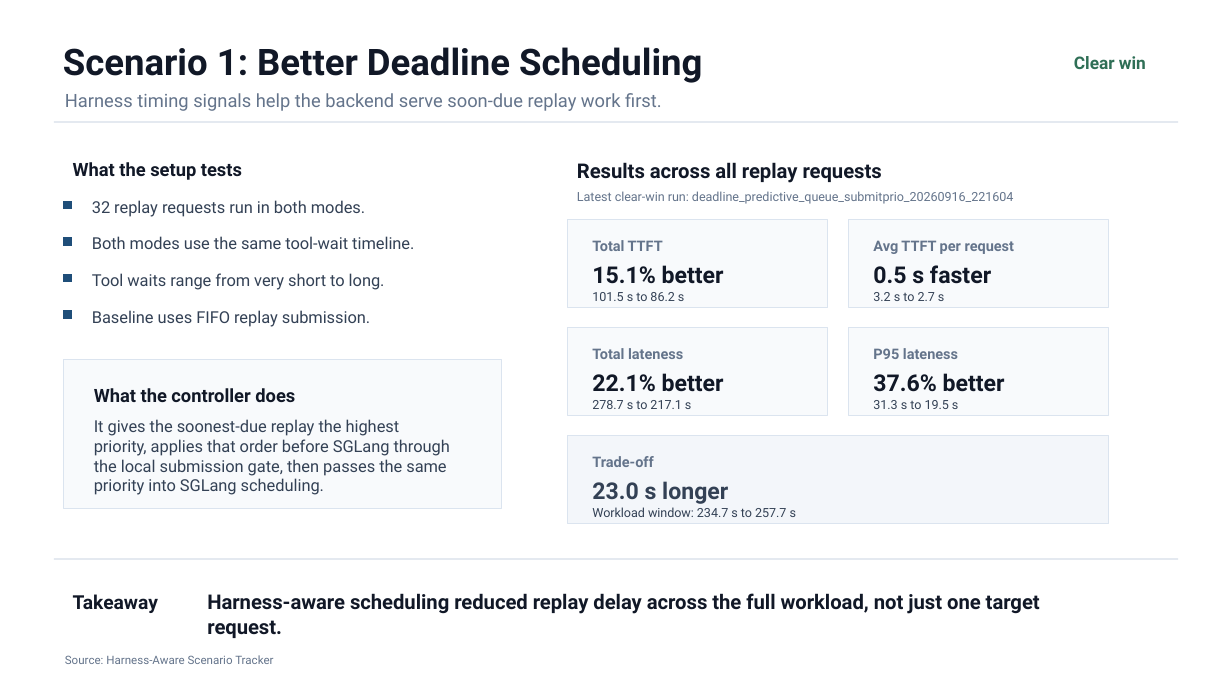
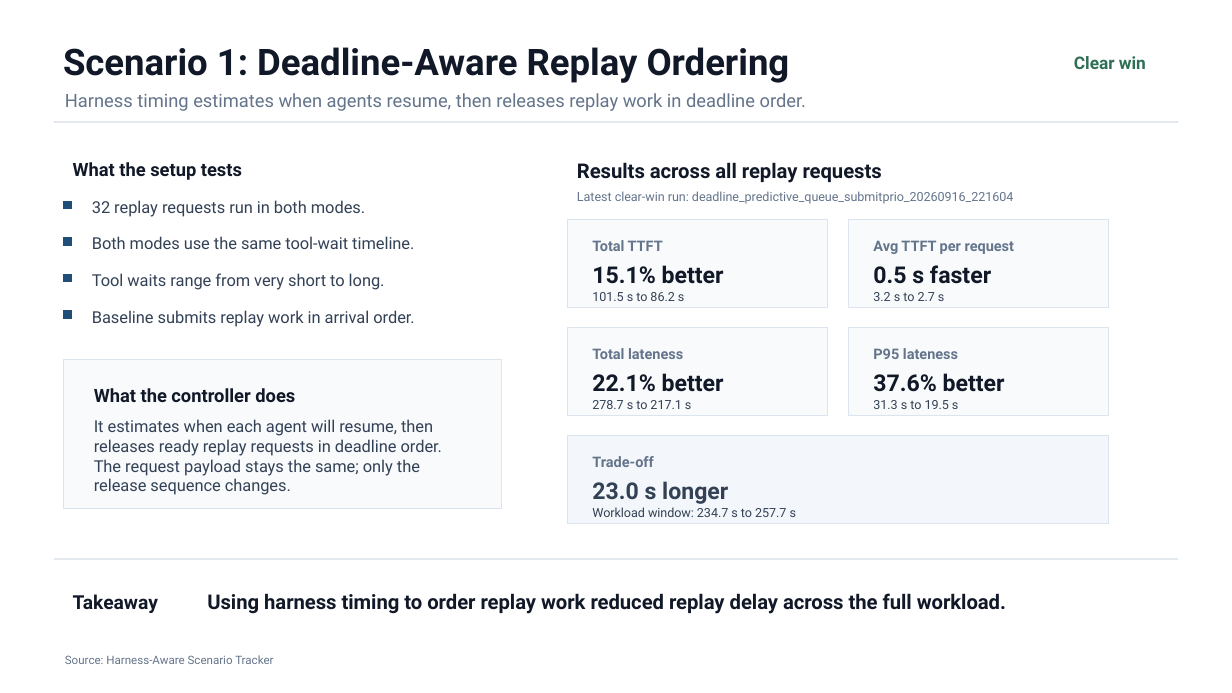
Before and after one commit to the308official-afk/agentic-hardware, a slide deck: slide 1 of presentation/scenario_1_better_deadline_scheduling.pptx. Drawn at 1232x693 pixels with LibreOffice and Linux fonts; fonts in the diff are those of the drawing. Boxes give left, top, right and bottom in pixels: in the first picture for what was removed or moved away, otherwise in the second. Text is boxed around its words. In the diff, an @@ line names an element or a change of style, - is before the commit and + after.

```diff
--- a/presentation/scenario_1_better_deadline_scheduling.pptx
+++ b/presentation/scenario_1_better_deadline_scheduling.pptx
@@ text at (63, 47, 790, 83): text changed @@
-Scenario 1: Better Deadline Scheduling
+Scenario 1: Deadline-Aware Replay Ordering
@@ text at (65, 93, 806, 111): text changed @@
-Harness timing signals help the backend serve soon-due replay work first.
+Harness timing estimates when agents resume, then releases replay work in deadline order.
@@ text at (92, 310, 414, 327): text changed @@
-Baseline uses FIFO replay submission.
+Baseline submits replay work in arrival order.
@@ text at (94, 419, 442, 495): text changed @@
-It gives the soonest-due replay the highest priority, applies that order before SGLang through the local submission gate, then passes the same priority into SGLang scheduling.
+It estimates when each agent will resume, then releases ready replay requests in deadline order. The request payload stays the same; only the release sequence changes.
@@ text at (207, 593, 1006, 614): text changed @@
-Harness-aware scheduling reduced replay delay across the full workload, not just one target request.
+Using harness timing to order replay work reduced replay delay across the full workload.
```
